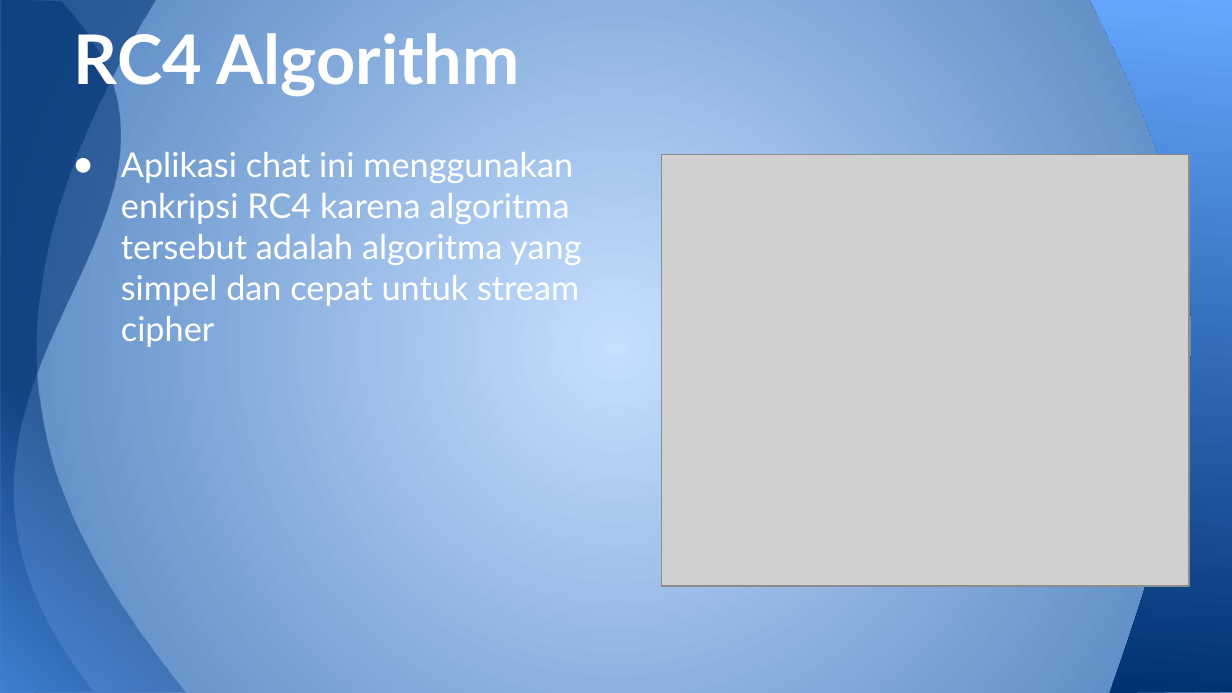
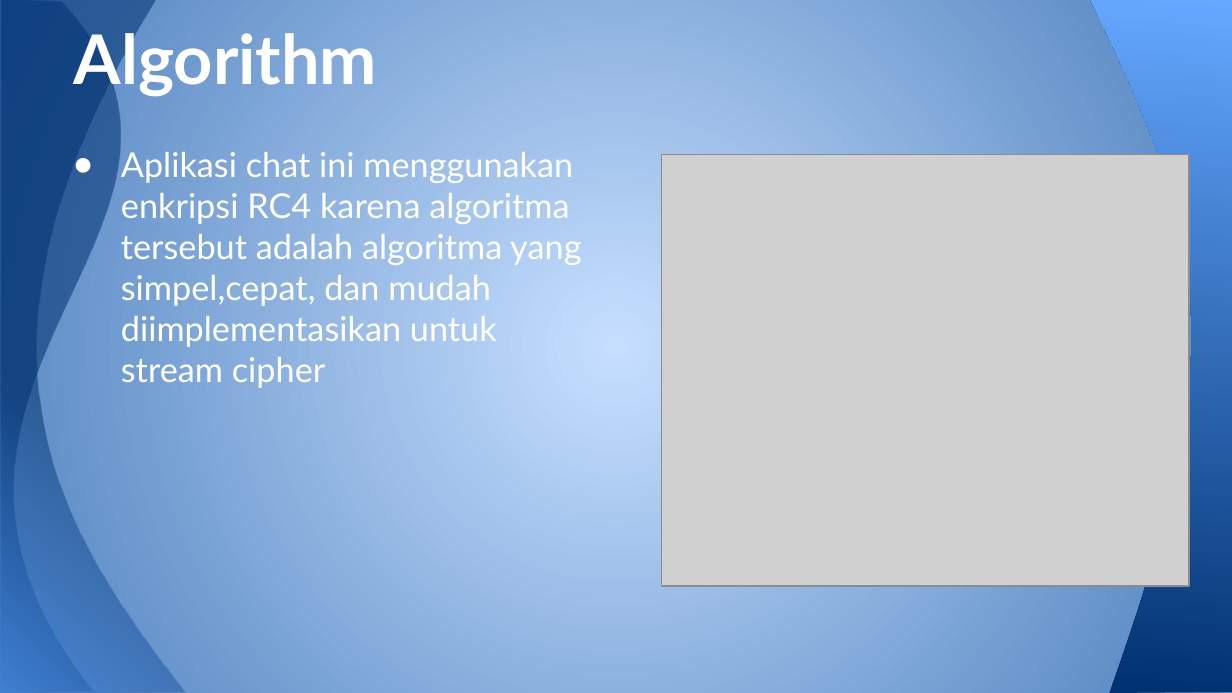
Before and after one commit to iskandarzun/KIJ, a slide deck: slide 6 of KIJ - Chat Secure.pptx (slide 7 before the commit). Drawn at 1232x693 pixels with LibreOffice and Linux fonts; fonts in the diff are those of the drawing; grey boxes stand for pictures. Boxes give left, top, right and bottom in pixels: in the first picture for what was removed or moved away, otherwise in the second. Text is boxed around its words. In the diff, an @@ line names an element or a change of style, - is before the commit and + after.

```diff
--- a/KIJ - Chat Secure.pptx
+++ b/KIJ - Chat Secure.pptx
@@ title at [74,25,377,97]: text changed @@
-RC4 Algorithm
+Algorithm
@@ text at [121,152,581,388]: text changed @@
-● Aplikasi chat ini menggunakan enkripsi RC4 karena algoritma tersebut adalah algoritma yang simpel dan cepat untuk stream cipher
+● Aplikasi chat ini menggunakan enkripsi RC4 karena algoritma tersebut adalah algoritma yang simpel,cepat, dan mudah diimplementasikan untuk stream cipher
```
Also in this commit, not shown: 5 other slides changed, 2 slides added, 3 slides removed.
